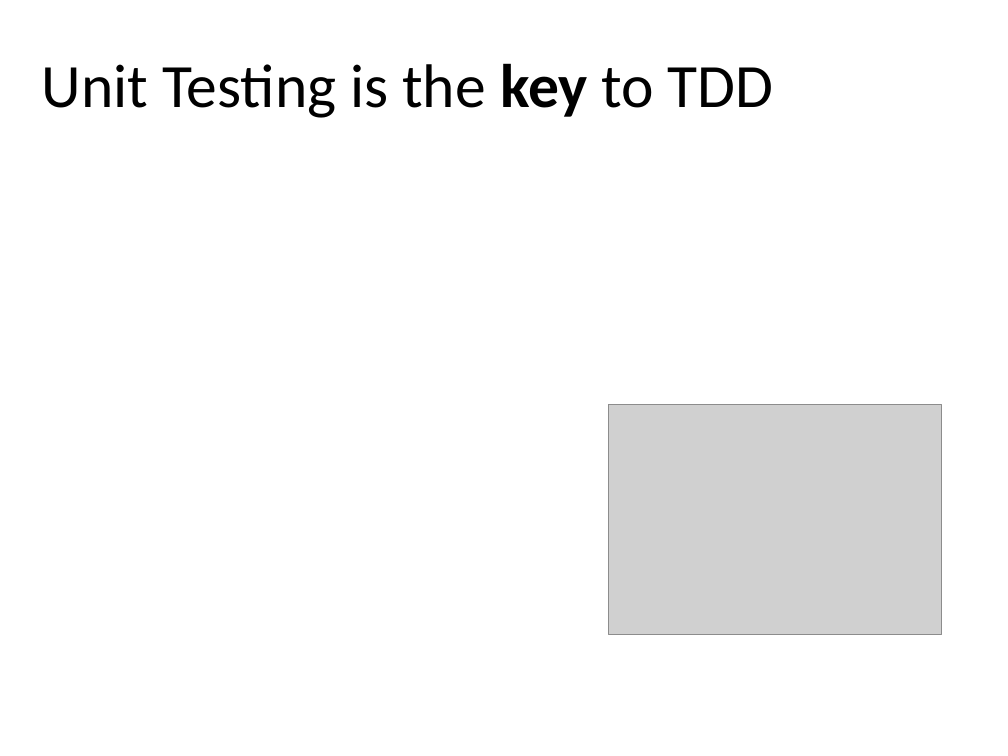
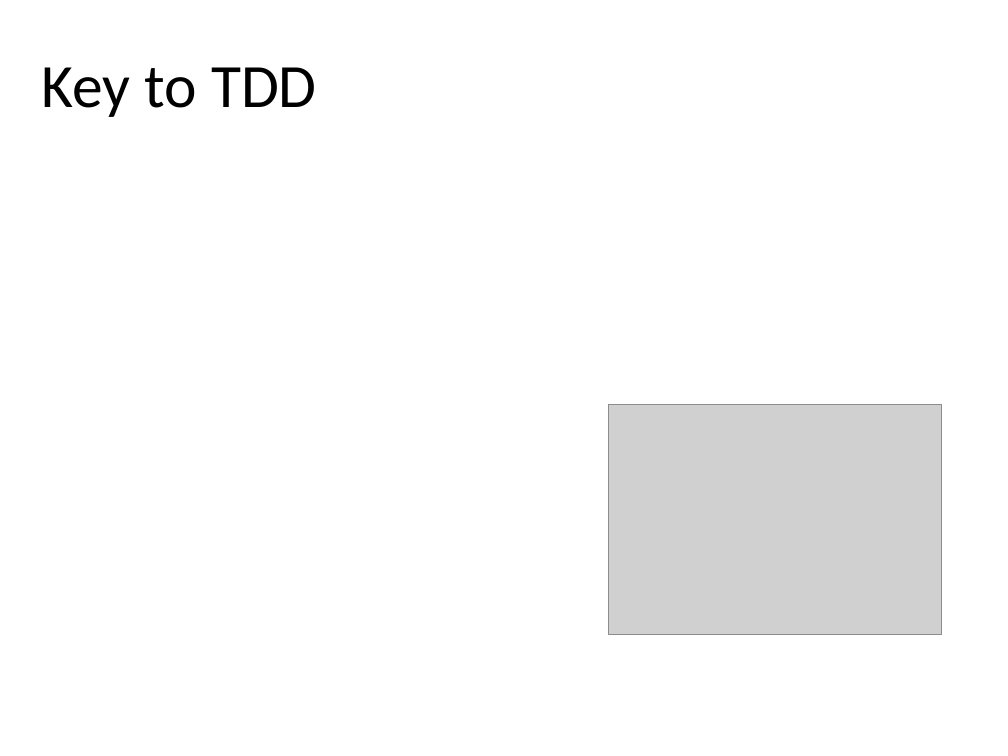
Before and after one commit to kburnell/TestDrivingASP.NETMVC, a slide deck: slide 12 of TestDrivingASP.NETMVC.pptx. Drawn at 1008x756 pixels with LibreOffice and Linux fonts; fonts in the diff are those of the drawing; grey boxes stand for pictures; background and template pictures are left out. Boxes give left, top, right and bottom in pixels: in the first picture for what was removed or moved away, otherwise in the second. Text is boxed around its words. In the diff, an @@ line names an element or a change of style, - is before the commit and + after.

```diff
--- a/TestDrivingASP.NETMVC.pptx
+++ b/TestDrivingASP.NETMVC.pptx
@@ title at <box>42,67,317,117</box>: text changed @@
-Unit Testing is the key to TDD
+Key to TDD
```
Also in this commit, not shown: 4 other slides changed, 7 slides added, 1 slide removed, 1 other file.
